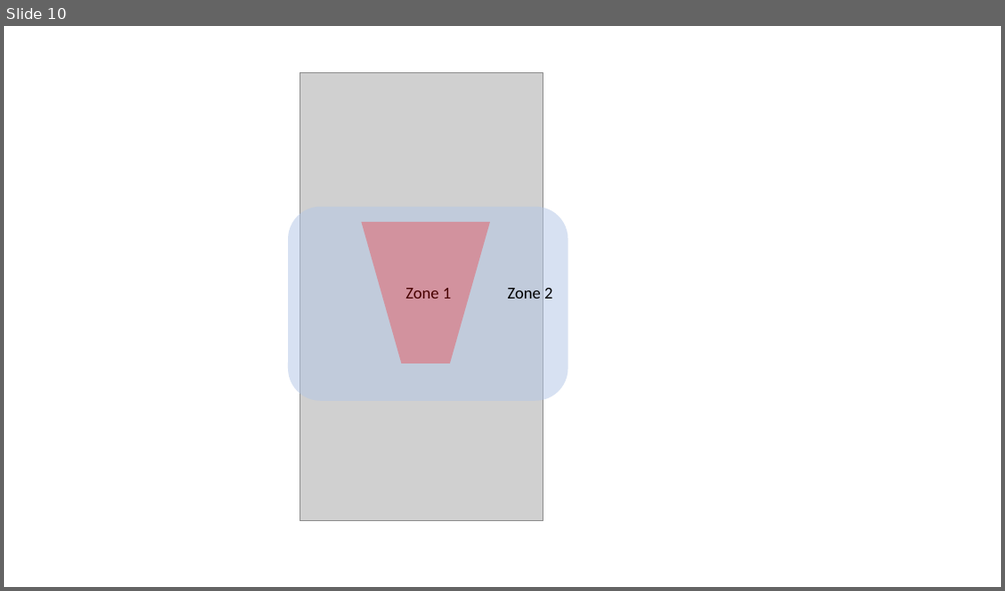
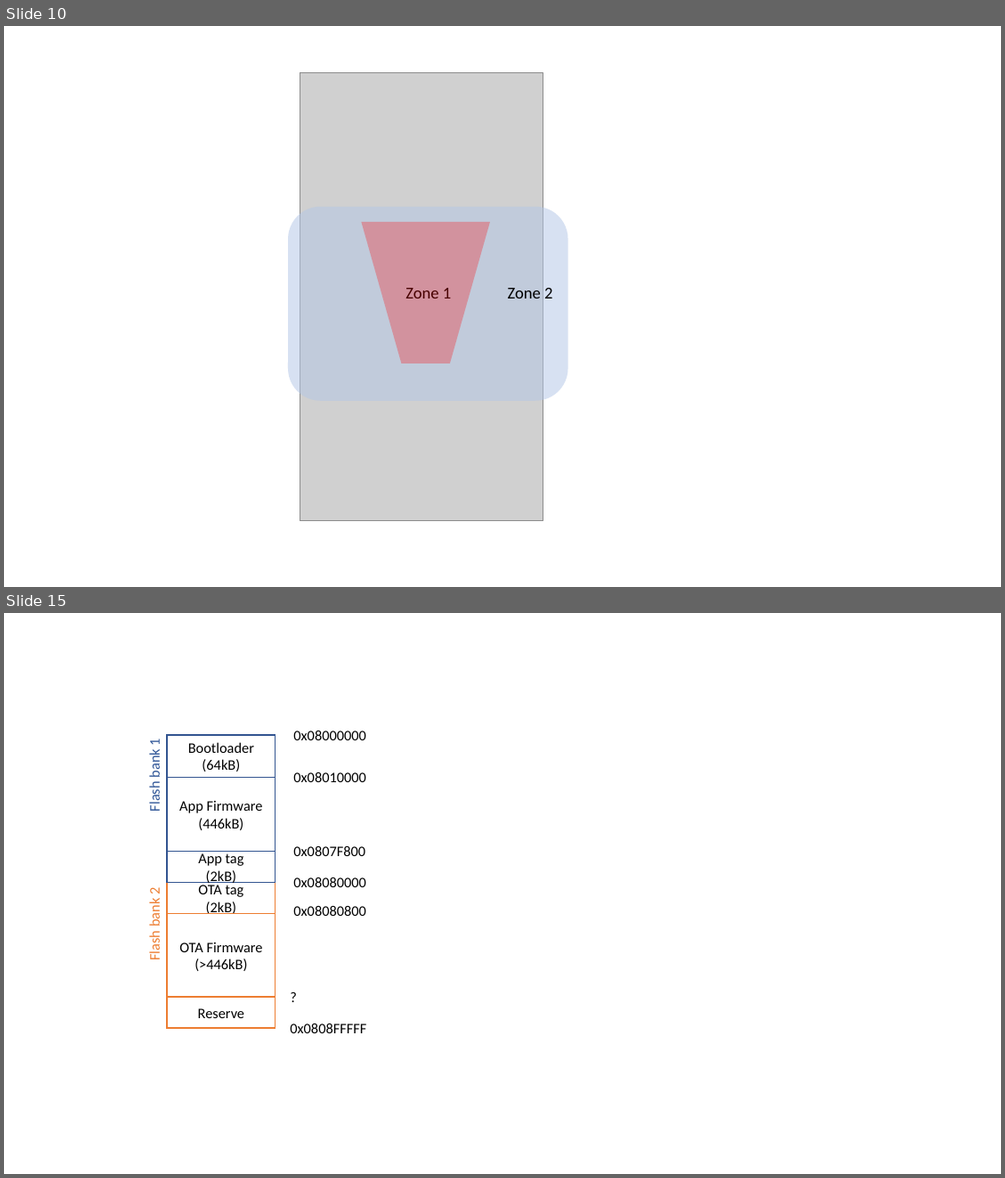
Before and after one commit to majianjia/QingStation, a slide deck: doc/figures/digrams.pptx. Shown one above the other, each under a label of ours: slide 10 before the commit, slides 10 and 15 after it; the slides between them are not shown. The pictures are 1005x591 and 1005x1178 pixels, drawn with LibreOffice and Linux fonts; fonts in the diff are those of the drawing; grey boxes stand for pictures. Boxes give left, top, right and bottom in pixels: in the first picture for what was removed or moved away, otherwise in the second. Text is boxed around its words. In the diff, an @@ line names an element or a change of style, - is before the commit and + after.

```diff
--- a/doc/figures/digrams.pptx
+++ b/doc/figures/digrams.pptx
@@ slide 15 added at <box>4,613,1001,1174</box>, background #FFFFFF @@
@@ text added at <box>146,738,163,811</box>, 14 pt, text #2F5597 @@
+Flash bank 1
@@ rectangle added at <box>167,735,275,778</box>, outline #325491 1.5 pt, 14 pt, text #000000 @@
+Bootloader
+(64kB)
@@ text added at <box>293,730,366,740</box>, 14 pt, text #000000 @@
+0x08000000
@@ text added at <box>293,772,366,782</box>, 14 pt, text #000000 @@
+0x08010000
@@ rectangle added at <box>167,778,275,852</box>, outline #325491 1.5 pt, 14 pt, text #000000 @@
+App Firmware
+(446kB)
@@ rectangle added at <box>167,852,275,883</box>, outline #325491 1.5 pt, 14 pt, text #000000 @@
+App tag
+(2kB)
@@ text added at <box>293,846,365,856</box>, 14 pt, text #000000 @@
+0x0807F800
@@ text added at <box>293,877,366,887</box>, 14 pt, text #000000 @@
+0x08080000
@@ text added at <box>146,887,163,959</box>, 14 pt, text #ED7D31 @@
+Flash bank 2
@@ rectangle added at <box>167,882,275,914</box>, fill #FFFFFF, outline #ED7D31 1.5 pt, 14 pt, text #000000 @@
+OTA tag
+(2kB)
@@ text added at <box>293,906,366,916</box>, 14 pt, text #000000 @@
+0x08080800
@@ rectangle added at <box>167,914,275,997</box>, fill #FFFFFF, outline #ED7D31 1.5 pt, 14 pt, text #000000 @@
+OTA Firmware
+(>446kB)
@@ text added at <box>283,985,305,1010</box>, 14 pt, text #000000 @@
+?
@@ rectangle added at <box>167,997,275,1029</box>, fill #FFFFFF, outline #ED7D31 1.5 pt, 14 pt, text #000000 @@
+Reserve
@@ text added at <box>290,1023,366,1033</box>, 14 pt, text #000000 @@
+0x0808FFFFF
```
Also in this commit, not shown: 2 other slides added, 5 other files.
